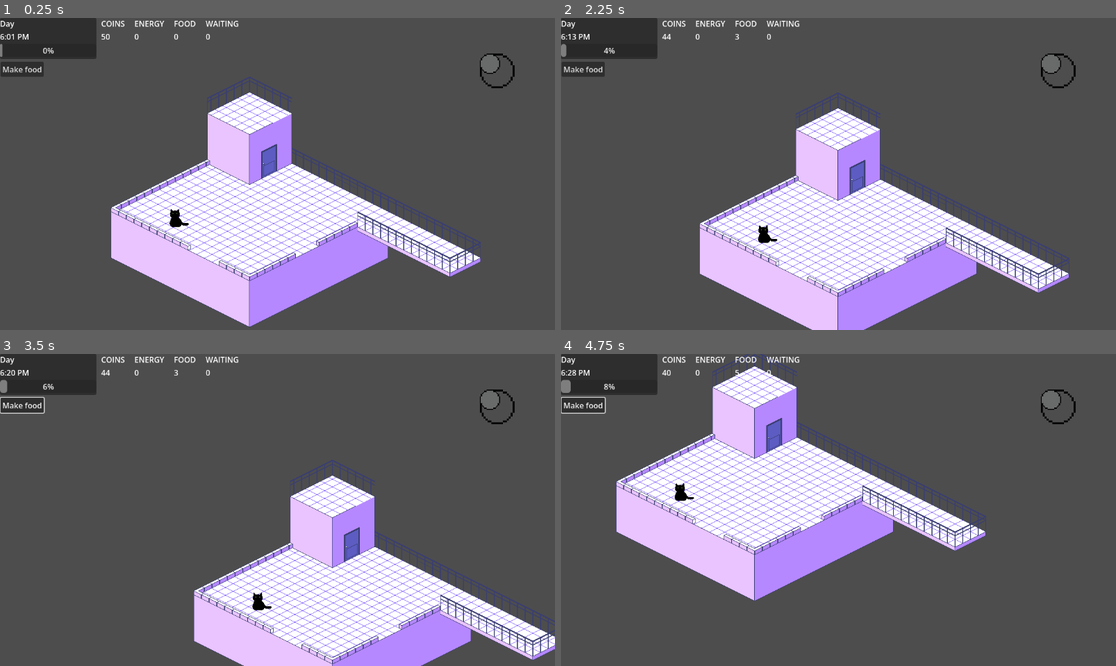
Above: before the commit, frames 1-4 (two rows, left to right).
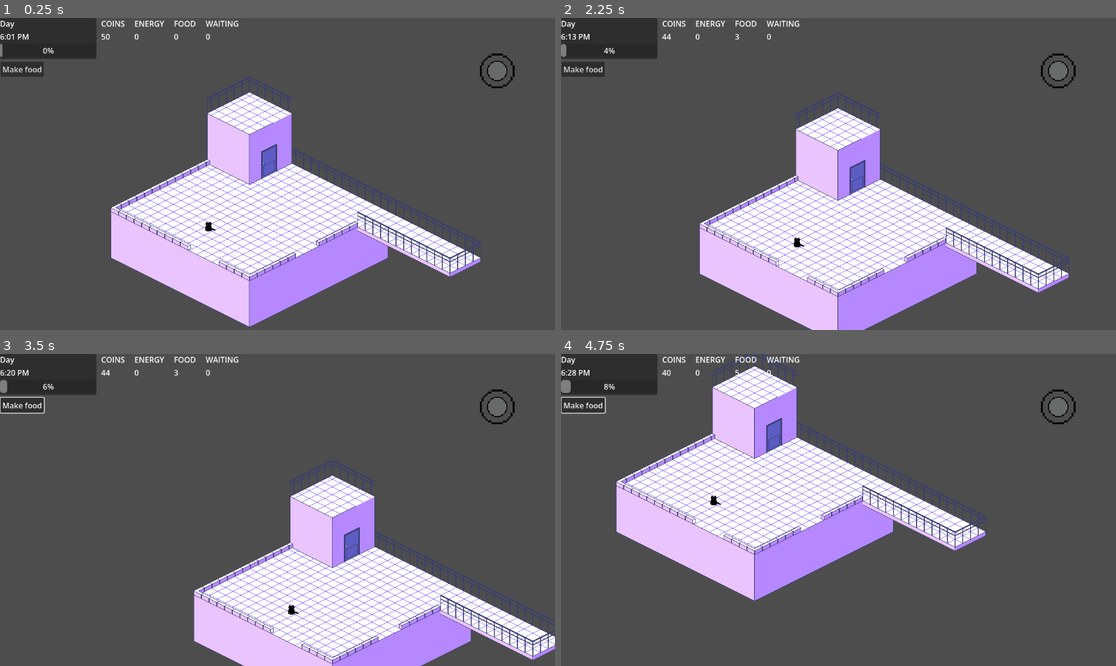
Above: after the commit, the same moments.

Repository: BloatingCat/rooftop-garden
Game: Godot game, scene res://main.tscn
Two runs of this game, one before a commit and one after it. Both use one fixed random seed, a clock stepped at 60 frames per second and the inputs below. The project has no main scene, so this scene is started directly.
Inputs (mouse positions are in pixels of both pictures, inside the frame that each line leads up to):
- Up to frame 1 (0.25 s): no input
- Up to frame 2 (2.25 s): click "Make food" at 0.5 s; tap Enter at 1.25 s; move the mouse to (960, 158) at 1.27 s; hold Right (ui_right) 1.28-2 s; click (960, 158) at 1.42 s; tap Space at 2 s; drag from (727, 189) to (810, 236) at 2.02 s
- Up to frame 3 (3.5 s): move the mouse to (333, 441) at 2.77 s; hold Right (ui_right) from 2.78 s (still down)
- Up to frame 4 (4.75 s): release Right (ui_right) at 3.5 s; tap Enter at 3.5 s; drag from (810, 572) to (672, 463) at 3.52 s; tap Space at 4.25 s; move the mouse to (1005, 556) at 4.27 s; hold Left (ui_left) from 4.28 s (still down)

The runs differ from the first frame. In frame 1, 0.4% of the frame differs, in the area x 30-92%, y 11-69%; in frame 2, 0.4%; in frame 3, 0.4%; in frame 4, 0.4%, in the area x 20-92%, y 11-49%.

Commit message:
GuestDemon generation & spawning

Diff:
--- /dev/null
+++ b/aura/aura_particle.tscn
@@ -0,0 +1,8 @@
+[gd_scene format=3 uid="uid://dg6hryn7eso7d"]
+
+[ext_resource type="Texture2D" uid="uid://dye3l47i2pck3" path="res://assets/particle3.png" id="1_kafi1"]
+
+[node name="AuraParticle" type="Node2D" unique_id=1236064004]
+
+[node name="Sprite2D" type="Sprite2D" parent="." unique_id=2073089188]
+texture = ExtResource("1_kafi1")
--- /dev/null
+++ b/aura/aura_particle_pool.tscn
@@ -0,0 +1,3 @@
+[gd_scene format=3 uid="uid://7fukmm4ccyub"]
+
+[node name="AuraParticlePool" type="Node" unique_id=296488466]
--- a/characters/cat/cat.tscn
+++ b/characters/cat/cat.tscn
@@ -2,7 +2,7 @@
 
 [ext_resource type="Script" uid="uid://d043iaeo45s40" path="res://characters/cat/cat.gd" id="1_yt5bw"]
 [ext_resource type="Script" uid="uid://b3y6hc1h5v5v4" path="res://characters/cat/cat_data.gd" id="2_c6vmg"]
-[ext_resource type="Texture2D" uid="uid://c3ylf6j5btnwr" path="res://assets/black_cat.png" id="2_xfgbo"]
+[ext_resource type="Texture2D" uid="uid://dy7j8yck5oyfj" path="res://assets/black_cat1.png" id="3_c6vmg"]
 [ext_resource type="PackedScene" uid="uid://bdqha4y2wngr6" path="res://characters/cat/cat_state_machine.tscn" id="3_xfgbo"]
 
 [sub_resource type="Resource" id="Resource_uhhm1"]
@@ -10,18 +10,18 @@
 metadata/_custom_type_script = "uid://b3y6hc1h5v5v4"
 
 [sub_resource type="RectangleShape2D" id="RectangleShape2D_yvbu6"]
-size = Vector2(24, 6)
+size = Vector2(14, 3)
 
 [node name="BlackCat" type="CharacterBody2D" unique_id=1737522509]
 script = ExtResource("1_yt5bw")
 data = SubResource("Resource_uhhm1")
 
 [node name="Sprite2D" type="Sprite2D" parent="." unique_id=490496694]
-position = Vector2(8, -18)
-texture = ExtResource("2_xfgbo")
+position = Vector2(4, -10)
+texture = ExtResource("3_c6vmg")
 
 [node name="CollisionShape2D" type="CollisionShape2D" parent="." unique_id=536742011]
-position = Vector2(1, -3)
+position = Vector2(0, -2.5)
 shape = SubResource("RectangleShape2D_yvbu6")
 
 [node name="NavigationAgent2D" type="NavigationAgent2D" parent="." unique_id=423832636]
--- a/characters/cat/joystick.tscn
+++ b/characters/cat/joystick.tscn
@@ -1,8 +1,8 @@
 [gd_scene format=3 uid="uid://ccvel08cbwxpp"]
 
-[ext_resource type="Texture2D" uid="uid://b2tob40kbuj5w" path="res://assets/joystick_base.png" id="1_6xbx1"]
+[ext_resource type="Texture2D" uid="uid://b2tob40kbuj5w" path="res://assets/joystick/joystick_base.png" id="1_6xbx1"]
 [ext_resource type="Script" uid="uid://dysixx7awnja3" path="res://characters/cat/joystick.gd" id="1_bl4k5"]
-[ext_resource type="Texture2D" uid="uid://ca1ocklisvapy" path="res://assets/joy_stick_knob.png" id="3_bl4k5"]
+[ext_resource type="Texture2D" uid="uid://ca1ocklisvapy" path="res://assets/joystick/joy_stick_knob.png" id="3_bl4k5"]
 
 [node name="JoyStick" type="Control" unique_id=1121155656]
 layout_mode = 3
@@ -19,6 +19,8 @@
 
 [node name="Knob" type="TextureRect" parent="." unique_id=2107702130]
 layout_mode = 0
-offset_right = 42.0
-offset_bottom = 42.0
+offset_left = 15.0
+offset_top = 15.0
+offset_right = 57.0
+offset_bottom = 57.0
 texture = ExtResource("3_bl4k5")
--- /dev/null
+++ b/characters/customers/guest_demon.gd
@@ -0,0 +1,54 @@
+# res://guests/GuestDemon.gd
+class_name GuestDemon
+extends Node2D
+
+@onready var body: Sprite2D = $Body
+@onready var tail: Sprite2D = $Tail
+@onready var top_feature: Sprite2D = $TopFeatures
+@onready var eyes: Sprite2D = $Eyes
+
+const EYES: Array[String] = [
+	"res://assets/npc/small_eyes.png",
+	"res://assets/npc/large_eyes.png",
+]
+
+const TOP_FEATURES: Array[String] = [
+	"res://assets/npc/small_horns.png",
+	"res://assets/npc/large_horns.png",
+	"res://assets/npc/ears.png",
+]
+
+const EYE_COLORS: Array[Color] = [
+	Color(0.9, 0.2, 0.2),    # red
+	Color(0.6, 0.2, 0.9),    # purple
+	Color(0.2, 0.8, 0.6),    # teal
+	Color(0.9, 0.6, 0.1),    # amber
+]
+
+const BODY_TINTS: Array[Color] = [
+	Color(0.85, 0.85, 0.85), # ashen
+	Color(0.6, 0.5, 0.75),   # violet
+	Color(0.4, 0.4, 0.4),    # dark grey
+	Color(0.7, 0.4, 0.35),   # rust
+]
+
+func randomize_appearance() -> void:
+	# body tint
+	body.modulate = BODY_TINTS[randi() % BODY_TINTS.size()]
+
+	# tail — 50% chance
+	tail.visible = randf() > 0.5
+
+	# top feature — horns or ears
+	var feature_path := TOP_FEATURES[randi() % TOP_FEATURES.size()]
+	top_feature.texture = load(feature_path)
+
+	# eyes — shape random, color random
+	var eye_path := EYES[randi() % EYES.size()]
+	eyes.texture = load(eye_path)
+	eyes.modulate = EYE_COLORS[randi() % EYE_COLORS.size()]
+
+func setup(customer_data: Dictionary) -> void:
+	randomize_appearance()
+	# store reference for later use (serving, aura, etc.)
+	set_meta("customer_id", customer_data["id"])
--- /dev/null
+++ b/characters/customers/guest_demon.tscn
@@ -0,0 +1,31 @@
+[gd_scene format=3 uid="uid://d0qmirq7v8nue"]
+
+[ext_resource type="Script" uid="uid://4flb4kvno6ex" path="res://characters/customers/guest_demon.gd" id="1_s6thq"]
+[ext_resource type="Texture2D" uid="uid://gaibuubqbdii" path="res://assets/npc/body.png" id="2_i1rhd"]
+[ext_resource type="Texture2D" uid="uid://dp8y2ptqluumc" path="res://assets/npc/tail.png" id="3_gt3j1"]
+
+[sub_resource type="RectangleShape2D" id="RectangleShape2D_s6thq"]
+size = Vector2(16, 5)
+
+[node name="GuestDemon" type="CharacterBody2D" unique_id=1150080842]
+script = ExtResource("1_s6thq")
+
+[node name="Body" type="Sprite2D" parent="." unique_id=1927016854]
+position = Vector2(0, -28.5)
+texture = ExtResource("2_i1rhd")
+
+[node name="Tail" type="Sprite2D" parent="." unique_id=1762993007]
+position = Vector2(0, -28.5)
+texture = ExtResource("3_gt3j1")
+
+[node name="Eyes" type="Sprite2D" parent="." unique_id=1459451091]
+position = Vector2(0, -28.5)
+
+[node name="TopFeatures" type="Sprite2D" parent="." unique_id=189643713]
+position = Vector2(0, -28.5)
+
+[node name="CollisionShape2D" type="CollisionShape2D" parent="." unique_id=2026564193]
+position = Vector2(0, -2.5)
+shape = SubResource("RectangleShape2D_s6thq")
+
+[node name="NavigationAgent2D" type="NavigationAgent2D" parent="." unique_id=904097373]
--- a/game _view/background.tscn
+++ b/game _view/background.tscn
@@ -1,7 +1,7 @@
 [gd_scene format=3 uid="uid://dj0mfdk2dnxwo"]
 
-[ext_resource type="Texture2D" uid="uid://bwvagy8d1utqf" path="res://assets/Floor_1_1.png" id="1_eva80"]
-[ext_resource type="Texture2D" uid="uid://ctiptw2vivw1q" path="res://assets/Floor_1_2.png" id="2_r0sni"]
+[ext_resource type="Texture2D" uid="uid://bwvagy8d1utqf" path="res://assets/locale/Floor_1_1.png" id="1_eva80"]
+[ext_resource type="Texture2D" uid="uid://ctiptw2vivw1q" path="res://assets/locale/Floor_1_2.png" id="2_r0sni"]
 
 [sub_resource type="NavigationPolygon" id="NavigationPolygon_t6uik"]
 vertices = PackedVector2Array(376, 191.17188, 745.64844, 376, 704, 396.8203, 506, 297.8203, 176.47656, 352.14063, 34.11 …(211 unchanged characters)…
--- a/main.gd
+++ b/main.gd
@@ -6,3 +6,4 @@
 
 func _ready():
 	cat.joystick = joystick
+	print_tree_pretty()
--- a/main.tscn
+++ b/main.tscn
@@ -12,6 +12,7 @@
 [ext_resource type="PackedScene" uid="uid://rgwhjo1jc4wx" path="res://characters/cat/cat.tscn" id="10_4c57u"]
 
 [node name="Main" type="Node2D" unique_id=2022521338]
+y_sort_enabled = true
 script = ExtResource("1_7mycd")
 
 [node name="UI" type="CanvasLayer" parent="." unique_id=653684984]
@@ -35,7 +36,8 @@
 offset_right = 1068.0
 offset_bottom = 146.0
 
-[node name="CustomerSystem" parent="." unique_id=2104764177 instance=ExtResource("4_1bvp3")]
+[node name="CustomerSystem" parent="." unique_id=2104764177 node_paths=PackedStringArray("guest_anchor") instance=ExtResource("4_1bvp3")]
+guest_anchor = NodePath("../Node2D")
 
 [node name="ServingSystem" parent="." unique_id=1842670963 instance=ExtResource("6_7mycd")]
 
@@ -47,4 +49,7 @@
 script = ExtResource("8_5vw27")
 
 [node name="BlackCat" parent="." unique_id=1737522509 instance=ExtResource("10_4c57u")]
-position = Vector2(364, 434)
+position = Vector2(433, 443)
+
+[node name="Node2D" type="Node2D" parent="." unique_id=1272844573]
+position = Vector2(623, 472)
--- a/systems/customer_system.gd
+++ b/systems/customer_system.gd
@@ -6,6 +6,9 @@
 const ENERGY_TICK_SEC := 2.0
 const BASE_SPAWN_SEC := 8.0
 const MAX_CUSTOMERS := 5
+
+const GUEST_SCENE := preload("res://characters/customers/guest_demon.tscn")
+@export var guest_anchor: Node2D
 
 var _spawn_accum := 0.0
 var _aura_accum := 0.0
@@ -35,7 +38,24 @@
 	}
 	GameState.next_id += 1
 	GameState.customers.append(c)
+
+	var guest := GUEST_SCENE.instantiate() as GuestDemon
+	print("guest_anchor: ", guest_anchor, " guest position: ", guest.position)
+	guest_anchor.add_child(guest)
+	guest.setup(c)
+	c["node"] = guest   # store reference on the data dict
+	guest.position = _rand_spawn_position()
+
+
 	Events.customer_arrived.emit(c)
+
+func _rand_spawn_position() -> Vector2:
+	# these should match your visible rooftop floor area in world coords
+	var world_pos := Vector2(
+		randf_range(200.0, 600.0),
+		randf_range(300.0, 450.0)
+	)
+	return guest_anchor.to_local(world_pos)
 
 func _tick_patience(delta: float) -> void:
 	var to_remove := []
@@ -65,3 +85,8 @@
 	var names := ["Linh","Minh","Hoa","Nam","Thu","Bao","Mai","Tuan",
 				  "Lan","Duc","Anh","Khoa","Vex","Morvyn","Sha","Nul","Drev"]
 	return names[randi() % names.size()]
+
+func _remove_customer(c: Dictionary) -> void:
+	GameState.customers.erase(c)
+	if c.has("node") and is_instance_valid(c["node"]):
+		c["node"].queue_free()
Binary file added: assets/black_cat1.aseprite
Binary file added: assets/black_cat1.png
Not shown, added: assets/black_cat1.png.import
Renamed: assets/board_meat.png -> assets/food/board_meat.png
Not shown, added: assets/food/board_meat.png.import
Renamed: assets/cursed_board_stew.png -> assets/food/cursed_board_stew.png
Not shown, changed: assets/food/cursed_board_stew.png.import
Renamed: assets/joy_stick_knob.png -> assets/joystick/joy_stick_knob.png
Not shown, added: assets/joystick/joy_stick_knob.png.import
Renamed: assets/joystick_base.png -> assets/joystick/joystick_base.png
Not shown, changed: assets/joystick/joystick_base.png.import
Renamed: assets/Floor_1_1.png -> assets/locale/Floor_1_1.png
(and 28 more such lines)
